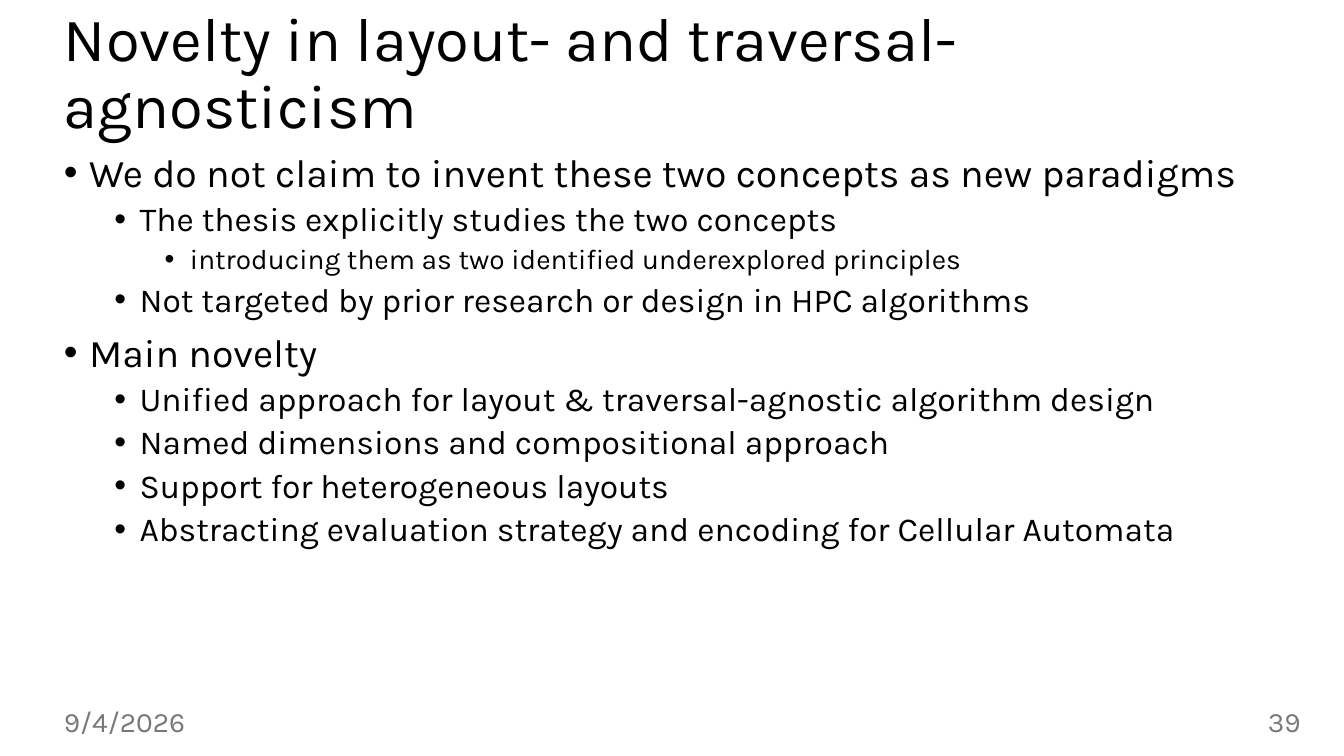
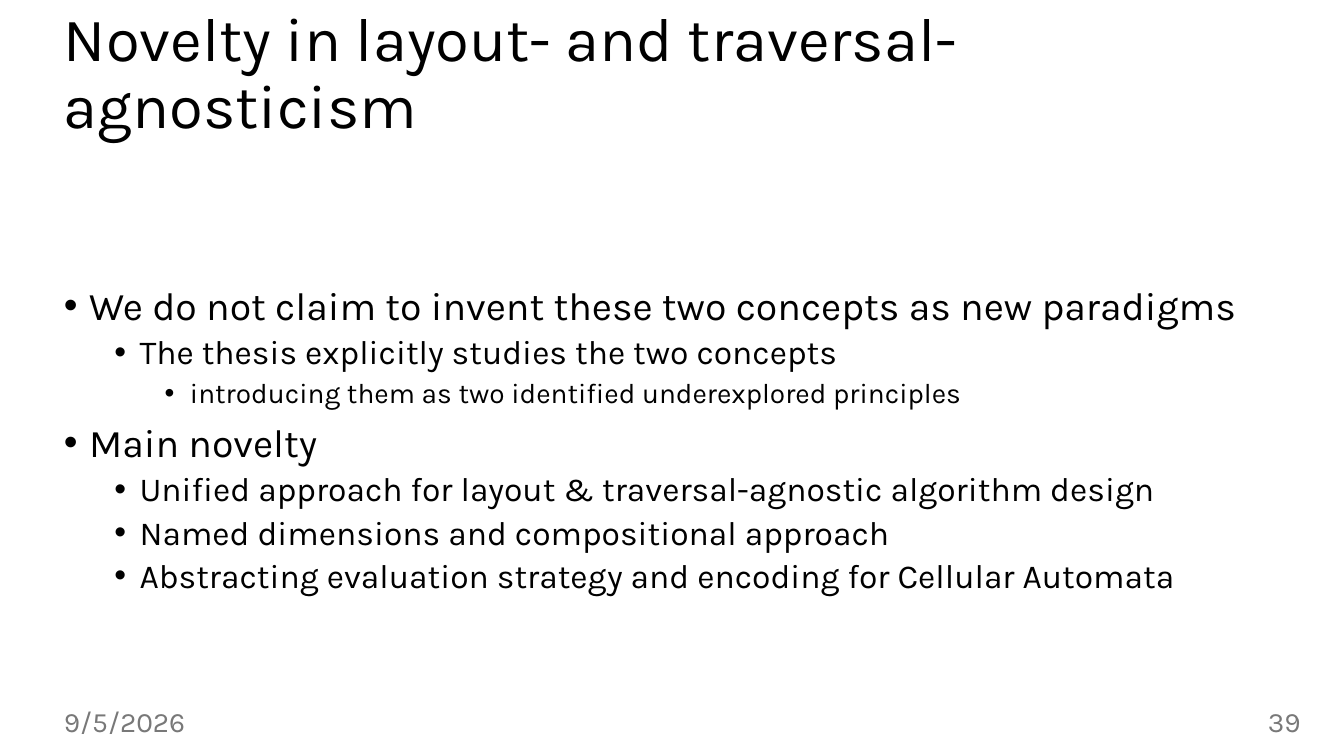
Before and after one commit to jiriklepl/phd-thesis, a slide deck: slide 39 of slides/Optimizing Memory Layouts and Traversal Orders in High-Performance Computing.pptx. Drawn at 1344x756 pixels with LibreOffice and Linux fonts; fonts in the diff are those of the drawing; background and template pictures are left out. Boxes give left, top, right and bottom in pixels: in the first picture for what was removed or moved away, otherwise in the second. Text is boxed around its words. In the diff, an @@ line names an element or a change of style, - is before the commit and + after.

```diff
--- a/slides/Optimizing Memory Layouts and Traversal Orders in High-Performance Computing.pptx
+++ b/slides/Optimizing Memory Layouts and Traversal Orders in High-Performance Computing.pptx
@@ text "We do not claim to ..." at [89,293,1236,597]: vertical alignment top to middle @@
@@ text at [140,289,1030,320]: paragraph removed @@
-  • Not targeted by prior research or design in HPC algorithms
@@ text at [140,475,669,507]: paragraph removed @@
-  • Support for heterogeneous layouts
@@ text at [64,711,185,734]: text changed @@
-9/4/2026
+9/5/2026
```
Also in this commit, not shown: 43 other slides changed, 2 slides added.
